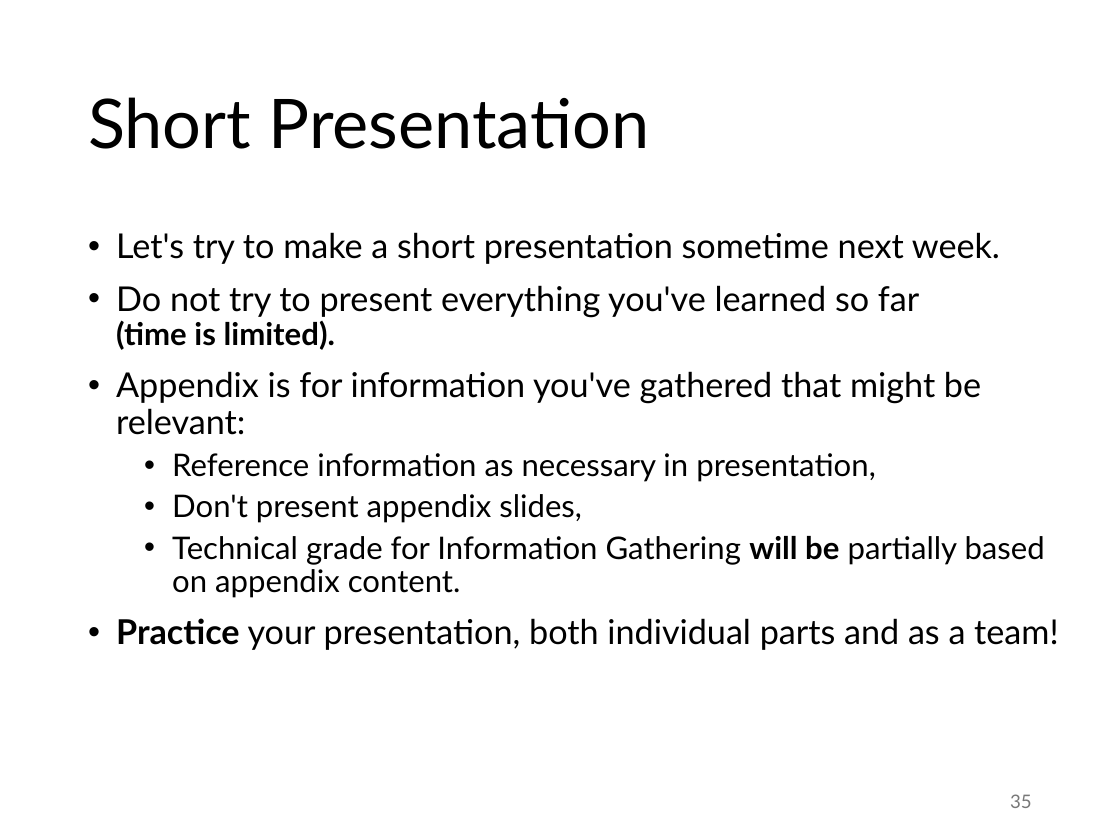
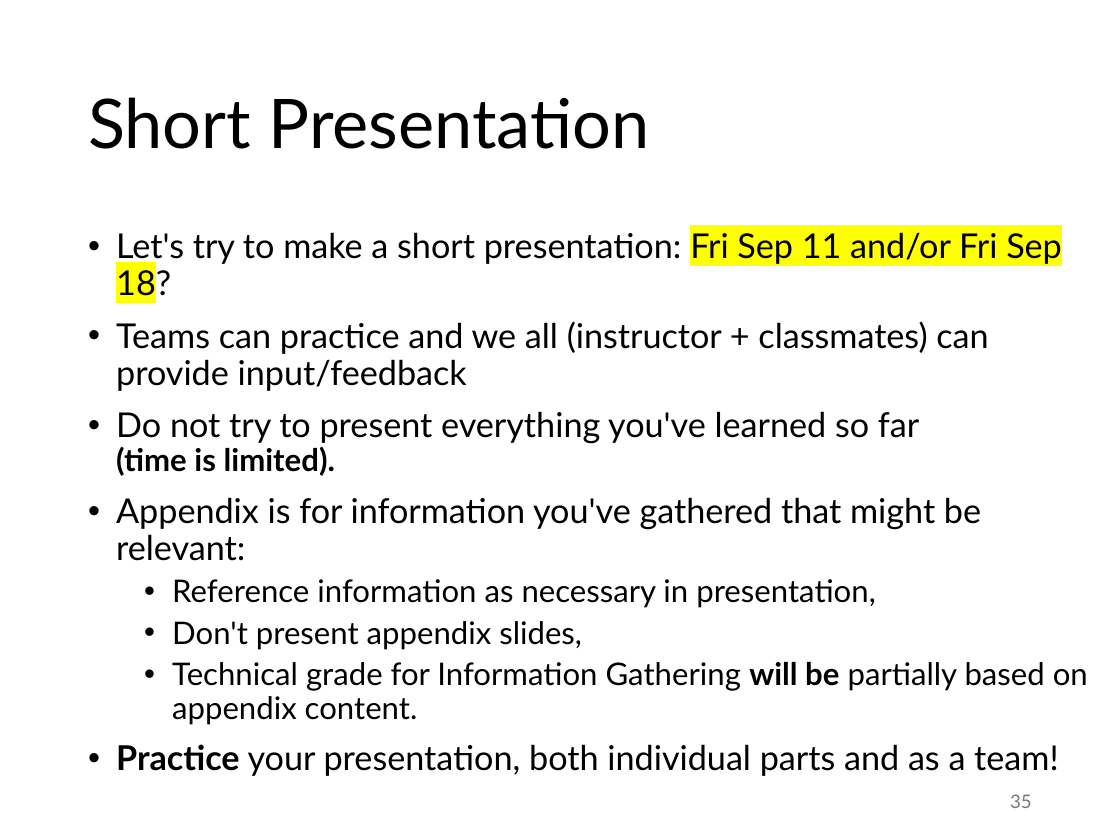
Before and after one commit to abuabara/abuabara.github.io, a slide deck: slide 35 of DAEN459F26/presentation3.pptx. Drawn at 1120x840 pixels with LibreOffice and Linux fonts; fonts in the diff are those of the drawing. Boxes give left, top, right and bottom in pixels: in the first picture for what was removed or moved away, otherwise in the second. Text is boxed around its words. In the diff, an @@ line names an element or a change of style, - is before the commit and + after.

```diff
--- a/DAEN459F26/presentation3.pptx
+++ b/DAEN459F26/presentation3.pptx
@@ text at (116, 232, 1062, 391): text changed @@
-• Let's try to make a short presentation sometime next week.
+• Let's try to make a short presentation: Fri Sep 11 and/or Fri Sep 18?
+• Teams can practice and we all (instructor + classmates) can provide input/feedback
```
Also in this commit, not shown: 1 slide added, 1 slide removed, 1 other file.
